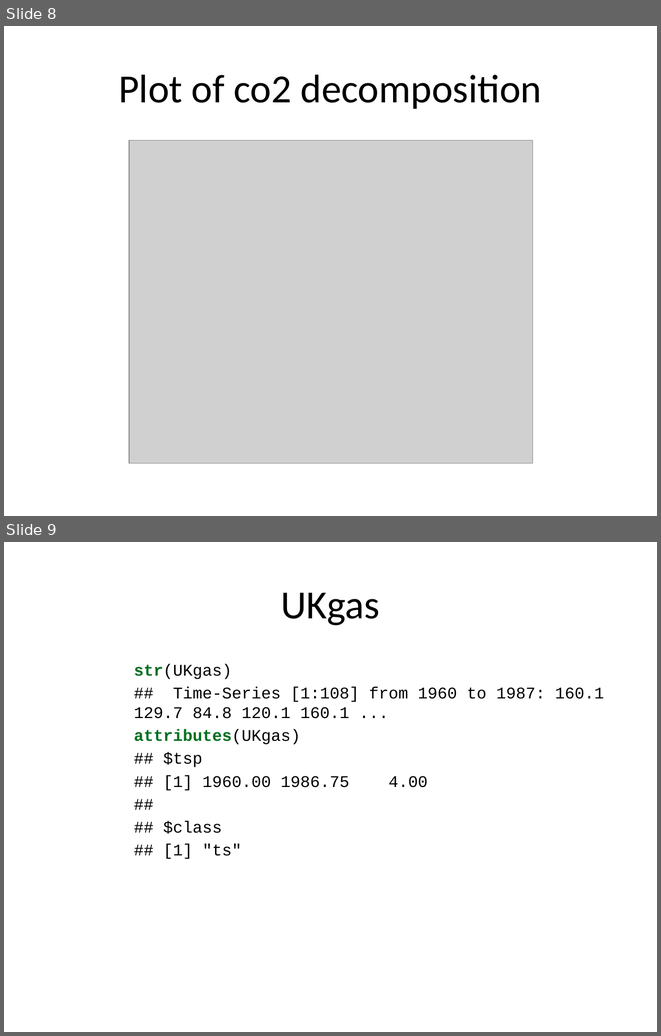
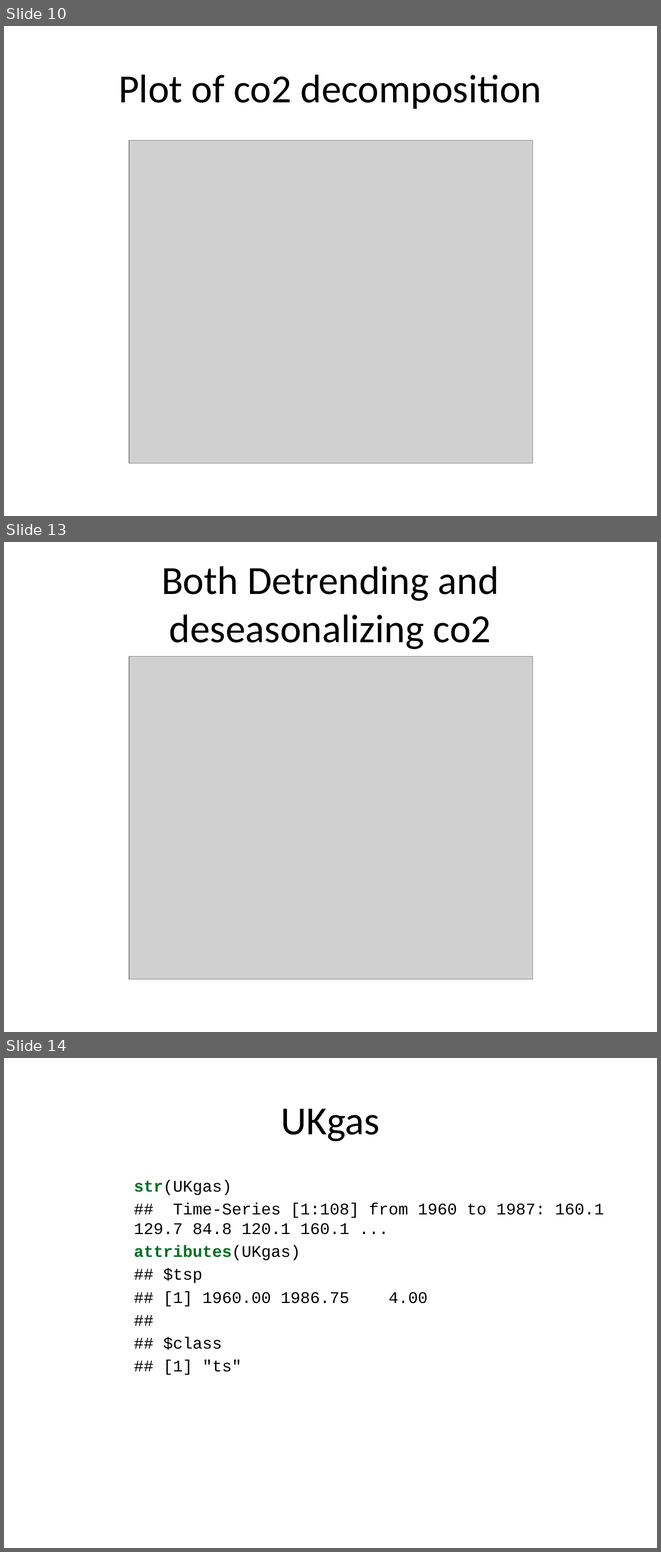
Before and after one commit to pmean/basic-time-series, a slide deck: src/basics.pptx. Shown one above the other, each under a label of ours: slides 8 and 9 before the commit, slides 10, 13 and 14 after it; the slides between them are not shown. The pictures are 661x1036 and 661x1552 pixels, drawn with LibreOffice and Linux fonts; fonts in the diff are those of the drawing; grey boxes stand for pictures. Boxes give left, top, right and bottom in pixels: in the first picture for what was removed or moved away, otherwise in the second. Text is boxed around its words. In the diff, an @@ line names an element or a change of style, - is before the commit and + after.

```diff
--- a/src/basics.pptx
+++ b/src/basics.pptx
@@ slide 13 added at [4, 542, 657, 1032], background #FFFFFF @@
@@ title added at [161, 566, 499, 649], 44 pt, text #000000 @@
+Both Detrending and deseasonalizing co2
@@ picture added at [130, 656, 533, 979] @@
@@ what was slide 8 is now slide 10 @@
@@ what was slide 9 is now slide 14 @@
```
Also in this commit, not shown: 6 other slides added, 1 other file.
